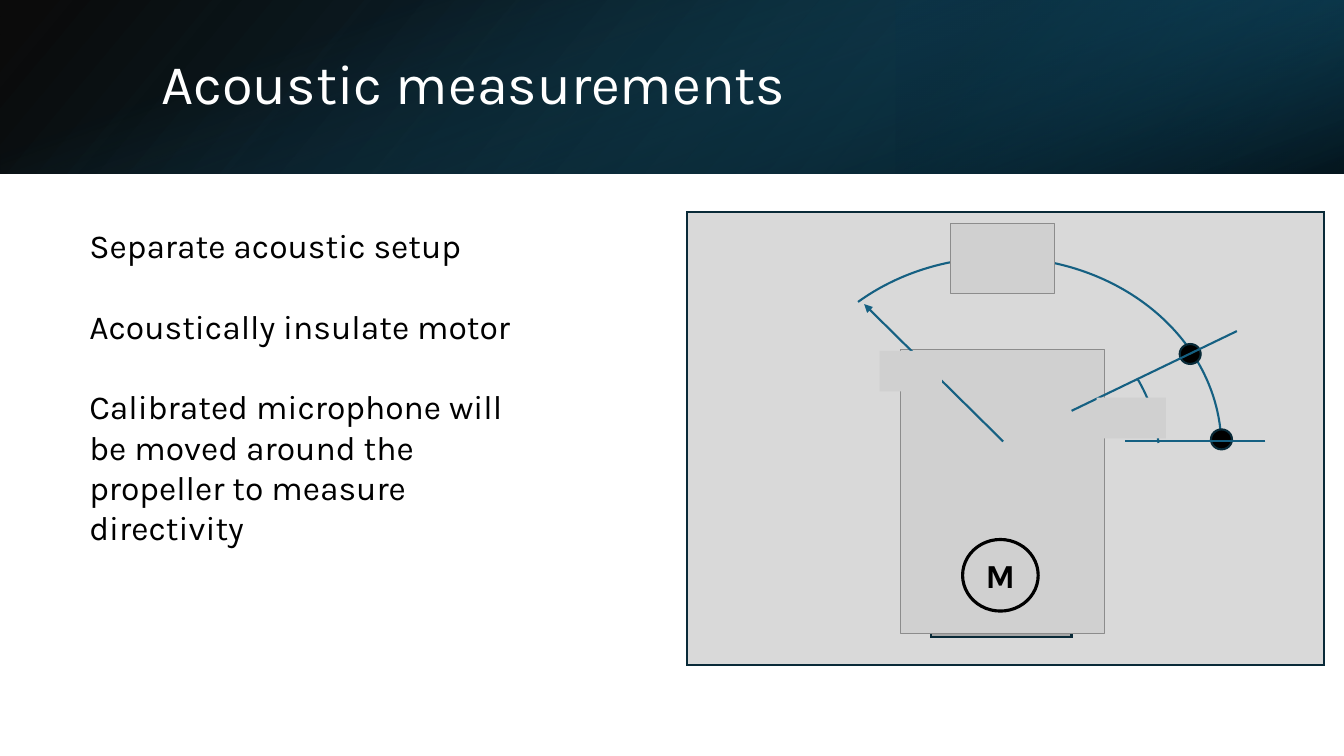
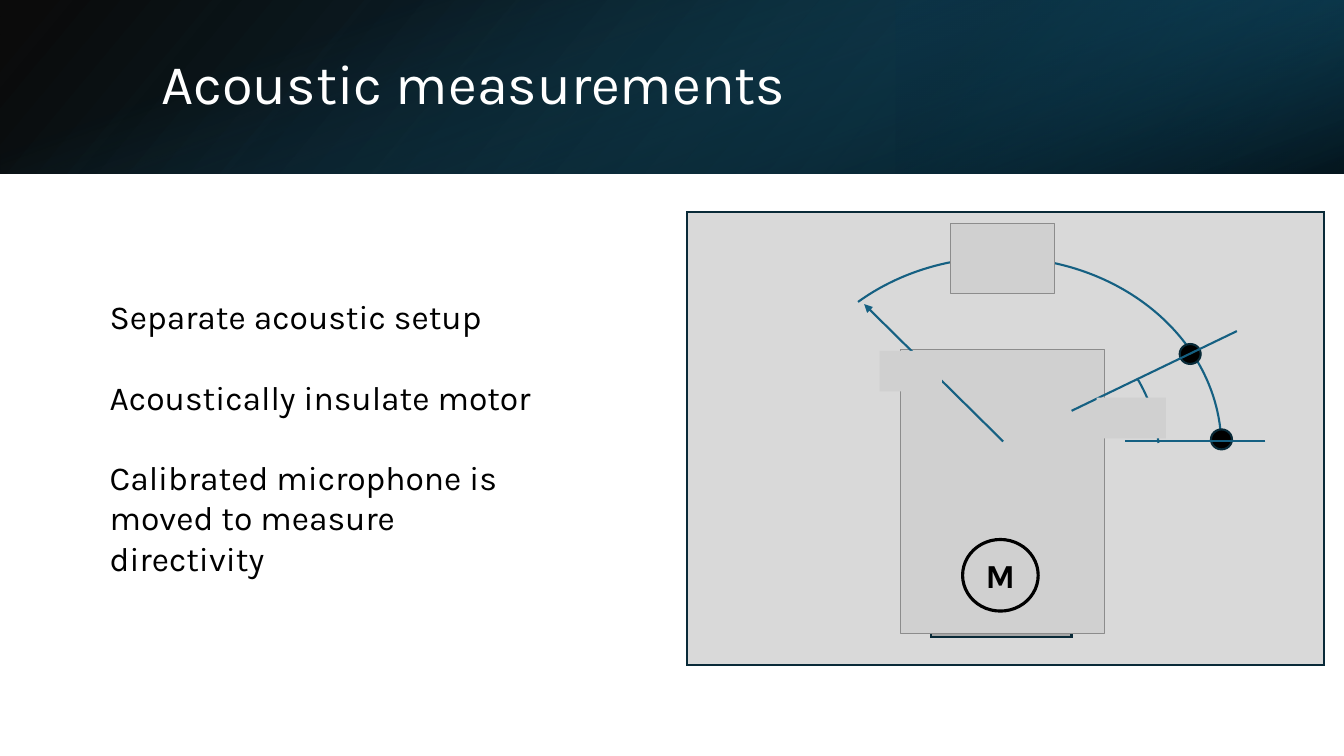
Before and after one commit to lpender3672/propeller-acoustics, a slide deck: slide 12 of deliverables/michaelmas_presentation.pptx (slide 11 before the commit). Drawn at 1344x756 pixels with LibreOffice and Linux fonts; fonts in the diff are those of the drawing; grey boxes stand for pictures. Boxes give left, top, right and bottom in pixels: in the first picture for what was removed or moved away, otherwise in the second. Text is boxed around its words. In the diff, an @@ line names an element or a change of style, - is before the commit and + after.

```diff
--- a/deliverables/michaelmas_presentation.pptx
+++ b/deliverables/michaelmas_presentation.pptx
@@ text "Separate acoustic setup": place and size @@
-text "Separate acoustic setup" at [89, 235, 510, 508]
+text "Separate acoustic setup" at [110, 306, 531, 531]
@@ text at [110, 467, 497, 531]: text changed @@
-Calibrated microphone will be moved around the propeller to measure directivity
+Calibrated microphone is moved to measure directivity
```
Also in this commit, not shown: 8 other slides changed, 1 slide added.
